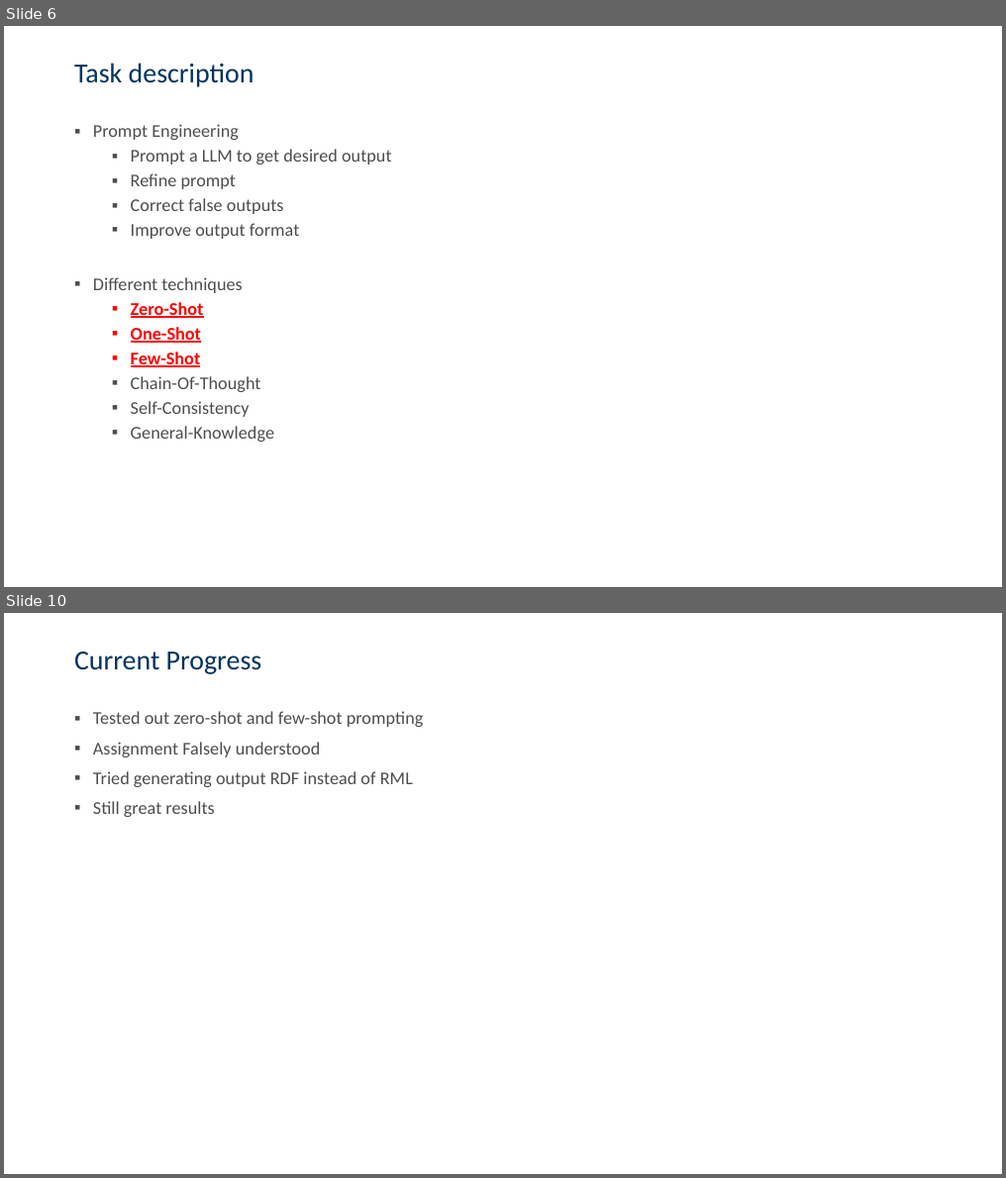
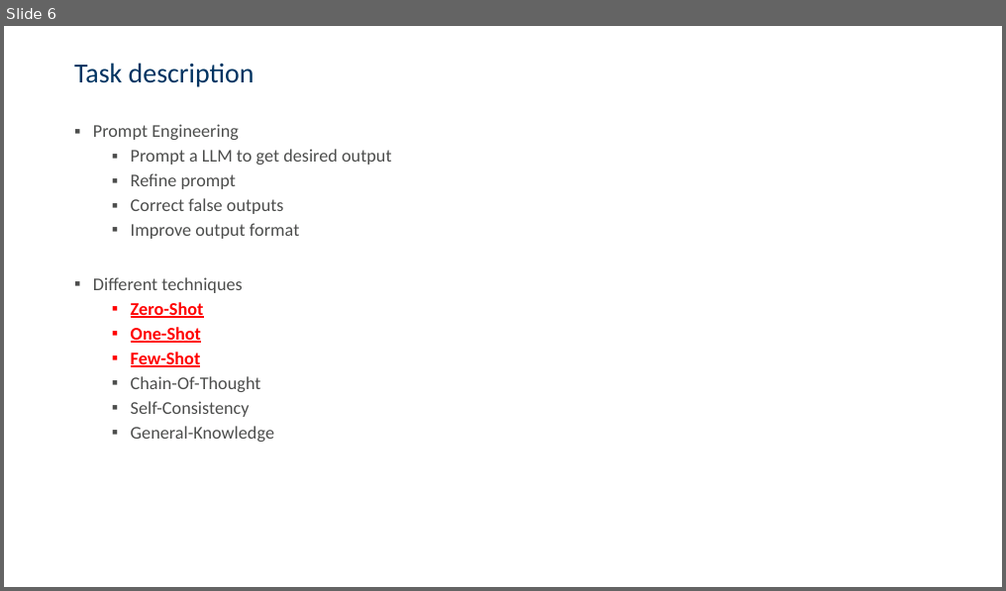
Before and after one commit to csaw5866/smartData, a slide deck: Presentation/final.pptx. Shown one above the other, each under a label of ours: slides 6 and 10 before the commit, slide 6 after it; the slides between them are not shown. The pictures are 1006x1178 and 1006x591 pixels, drawn with LibreOffice and Linux fonts; fonts in the diff are those of the drawing; background and template pictures are left out. Boxes give left, top, right and bottom in pixels: in the first picture for what was removed or moved away, otherwise in the second. Text is boxed around its words. In the diff, an @@ line names an element or a change of style, - is before the commit and + after.

```diff
--- a/Presentation/final.pptx
+++ b/Presentation/final.pptx
@@ slide 10 removed at <box>4,613,1002,1174</box>, background picture (left out) @@
@@ title removed at <box>74,652,262,674</box> @@
-Current Progress
@@ text removed at <box>93,711,424,817</box> @@
-▪ Tested out zero-shot and few-shot prompting
-▪ Assignment Falsely understood
-▪ Tried generating output RDF instead of RML
-▪ Still great results
```
Also in this commit, not shown: 3 slides changed, 1 slide added, 8 other slides removed.
